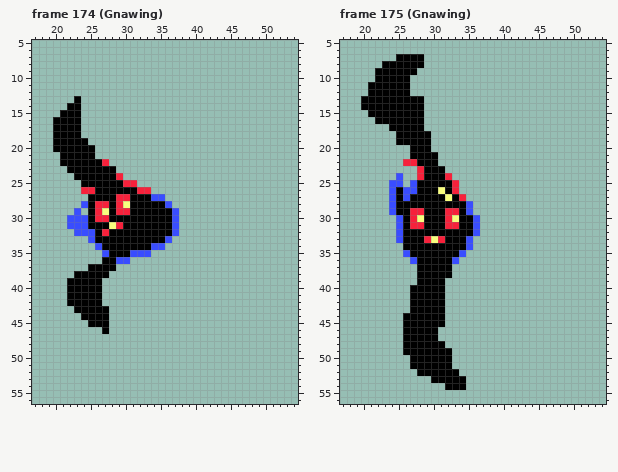
Pixel-art file -- GraphicAsset/Character/Pirdy/#Pirdy_MotionCompilation.ase. Above, as it was before the edit.
64x64 pixels, 212 frames. Shown: frame 174 (Gnawing): x 17..54, y 5..56; frame 175 (Gnawing): x 17..54, y 5..56. The commit also changed other frames, which this record leaves out.
New version:
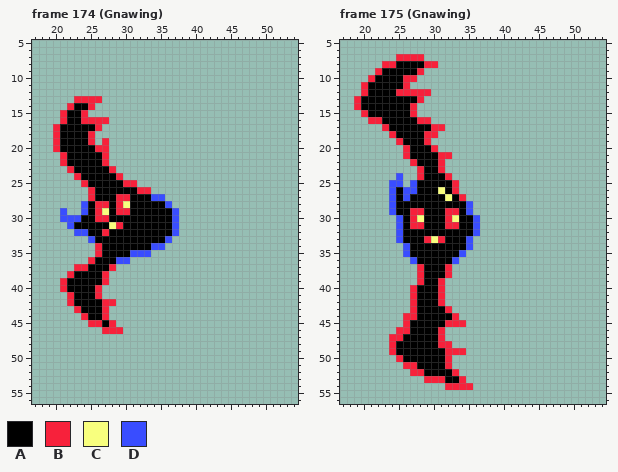
Palette (. is transparent): A #000000  B #f7213b  C #f8ff7e  D #394dff
Diff:
Changed rows in their new state; - is an unchanged pixel.
Frame 174 (Gnawing), layer "Body":
first column x 20:
13 ---BBBB---
14 --B-AB----
15 -B--B-----
16 .B--BBBB--
17 B---AAB---
18 B---AB----
19 B----B-B--
20 B-----BB--
21 -B----AB--
22 -B--------
23 --B-----B-
24 ---B------
25 ----B-----
26 ----.-----
27 -----B----
29 -D-.D-----
30 -D--A-----
31 ---AA-----
32 -----A----
34 ------B---
35 ------BA--
36 -----BA---
37 ---BB---B-
38 --B----B--
39 -B-----B--
40 -B----B---
41 --B---B---
42 --B----BB-
43 ---B---B--
44 ----B--B--
45 -----BB-B-
46 -------BBB
Frame 175 (Gnawing), layer "Body":
first column x 19:
 7 ------BBBB----
 8 ----BB----BB--
 9 ---B-----B----
10 --B----BB-----
11 -B-----B------
12 -B----BBBBB---
13 B--------B----
14 B-------B.----
15 -B------B.----
16 --BB-----BB---
17 ----B-----ABB-
18 -----B----BB--
19 ------B---B---
20 -------B---B--
21 -------B----BB
22 -------.----B-
23 ------------B-
first column x 24:
34 --D---------
37 ----B---B---
38 ----B---B---
39 ----B--B----
40 ---B---B----
41 ---B---B----
42 ---B---B----
43 ---B----B---
44 --BB----AB--
45 --B-----BBB-
46 -BB----B----
47 BB-----B----
48 BA-----BB---
49 BA------BBB-
50 -BA-----B---
51 --BB----B---
52 ---BB----B--
53 -----BBB--B-
54 --------BBBB
Where, in picture pixels (left, top, right, bottom), the same in both pictures:
changed: (53, 96, 123, 334)
changed: (354, 54, 452, 173)
changed: (389, 243, 473, 390)
